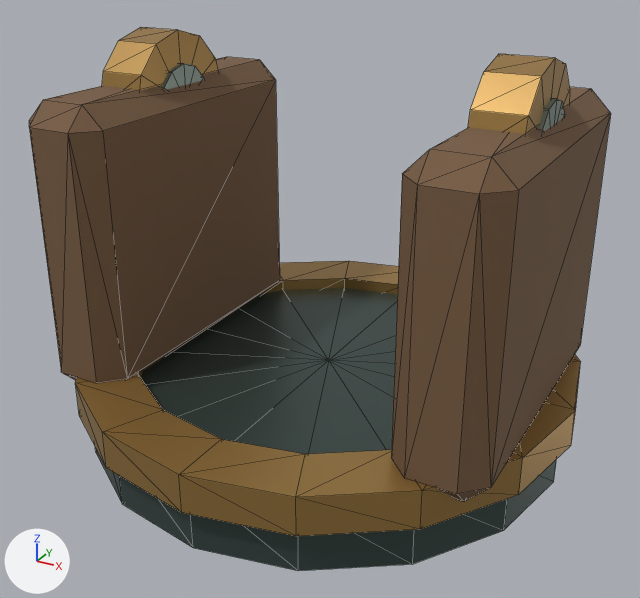
One commit to the glTF model assets/models/block_war/architecture/gun_mount.glb: the scene before it, then after it.
Camera for both pictures: a 50 mm camera at (1.36, -2.53, 1.79) aimed at (0.01, -0.08, 0.57). The axes (+X, +Y, +Z) are drawn at lower left. The lights are the same throughout. The older version comes first. Mesh edges are drawn as thin lines. Vertices at exactly the same position are counted once.

The first picture shows 'Metal', 'Timber'.
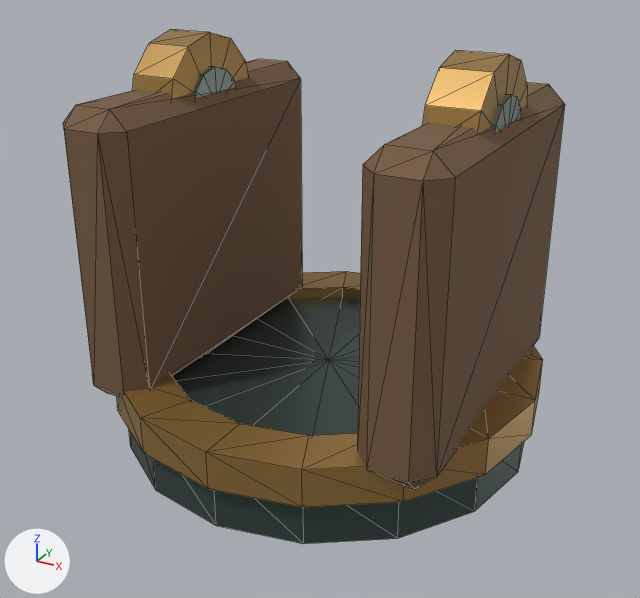
Edits to the scene script, one JSON object a line:
```json
{"block": "me_metal", "where": "# used by ob_metal; location = (0.0, 0.0, 0.0)"}
{"op": "remove", "block": "me_metal", "code": "me_metal.from_pydata(...)  # 202 vertices, 384 faces; spans x -0.89..0.89, y -0.89..0.89, z 0.05..1.42"}
{"op": "add", "block": "me_metal", "code": "me_metal.from_pydata(...)  # 202 vertices, 384 faces; spans x -0.76..0.76, y -0.76..0.76, z 0.05..1.42"}
{"block": "me_metal", "change": "me_metal part 1: the loose piece of 34 vertices spanning x -0.85..0.85, y -0.85..0.85, z 0.05..0.29 is scaled about its middle by (0.859, 0.859, 1)"}
{"block": "me_metal", "change": "me_metal part 2: the loose piece of 64 vertices spanning x -0.89..0.89, y -0.89..0.89, z 0.2..0.34 is scaled about its middle by (0.854, 0.854, 1)"}
{"block": "me_metal", "change": "me_metal part 3: the loose piece of 26 vertices spanning x -0.72..-0.56, y -0.28..0.2, z 0.94..1.42 is moved by (0.13, 0.0, 0.0)"}
{"block": "me_metal", "change": "me_metal part 4: the loose piece of 26 vertices spanning x -0.74..-0.55, y -0.17..0.09, z 1.05..1.31 is moved by (0.13, 0.0, 0.0)"}
{"block": "me_metal", "change": "me_metal part 5: the loose piece of 26 vertices spanning x 0.56..0.72, y -0.28..0.2, z 0.94..1.42 is moved by (-0.13, 0.0, 0.0)"}
{"block": "me_metal", "change": "me_metal part 6: the loose piece of 26 vertices spanning x 0.55..0.74, y -0.17..0.09, z 1.05..1.31 is moved by (-0.13, 0.0, 0.0)"}
{"block": "me_timber", "where": "# used by ob_timber; location = (0.0, 0.0, 0.0)"}
{"op": "remove", "block": "me_timber", "code": "me_timber.from_pydata(...)  # 48 vertices, 88 faces; spans x -0.79..0.79, y -0.6..0.54, z 0.26..1.25"}
{"op": "add", "block": "me_timber", "code": "me_timber.from_pydata(...)  # 48 vertices, 88 faces; spans x -0.63..0.63, y -0.6..0.54, z 0.26..1.25"}
{"block": "me_timber", "change": "me_timber part 7: the whole mesh is scaled about its middle by (0.798, 1.01, 1.02)"}
```

Pixel boxes [x1, y1, x2, y2] of what changed, in the pictures (640 x 598 px; the box of a moved part takes in the faces that stretch with it):
```json
{"object": "Timber", "change": "mesh rescaled", "before": [29, 57, 611, 502], "after": [63, 59, 565, 489], "on screen": "14% narrower"}
{"object": "Metal", "change": "reshaped", "before": [75, 27, 581, 571], "after": [116, 29, 543, 544], "on screen": "16% narrower"}
{"part": 1, "of": "me_metal", "change": "moved or reshaped", "before": [95, 288, 557, 571], "after": [129, 297, 524, 544]}
{"part": 2, "of": "me_metal", "change": "moved or reshaped", "before": [75, 261, 581, 536], "after": [116, 271, 543, 507]}
{"part": 3, "of": "me_metal", "change": "moved or reshaped", "before": [102, 27, 218, 90], "after": [133, 29, 248, 98]}
{"part": 4, "of": "me_metal", "change": "moved or reshaped", "before": [162, 63, 204, 90], "after": [192, 66, 236, 98]}
{"part": 5, "of": "me_metal", "change": "moved or reshaped", "before": [468, 54, 570, 134], "after": [423, 50, 527, 134]}
{"part": 6, "of": "me_metal", "change": "moved or reshaped", "before": [539, 98, 565, 133], "after": [491, 94, 521, 132]}
```
